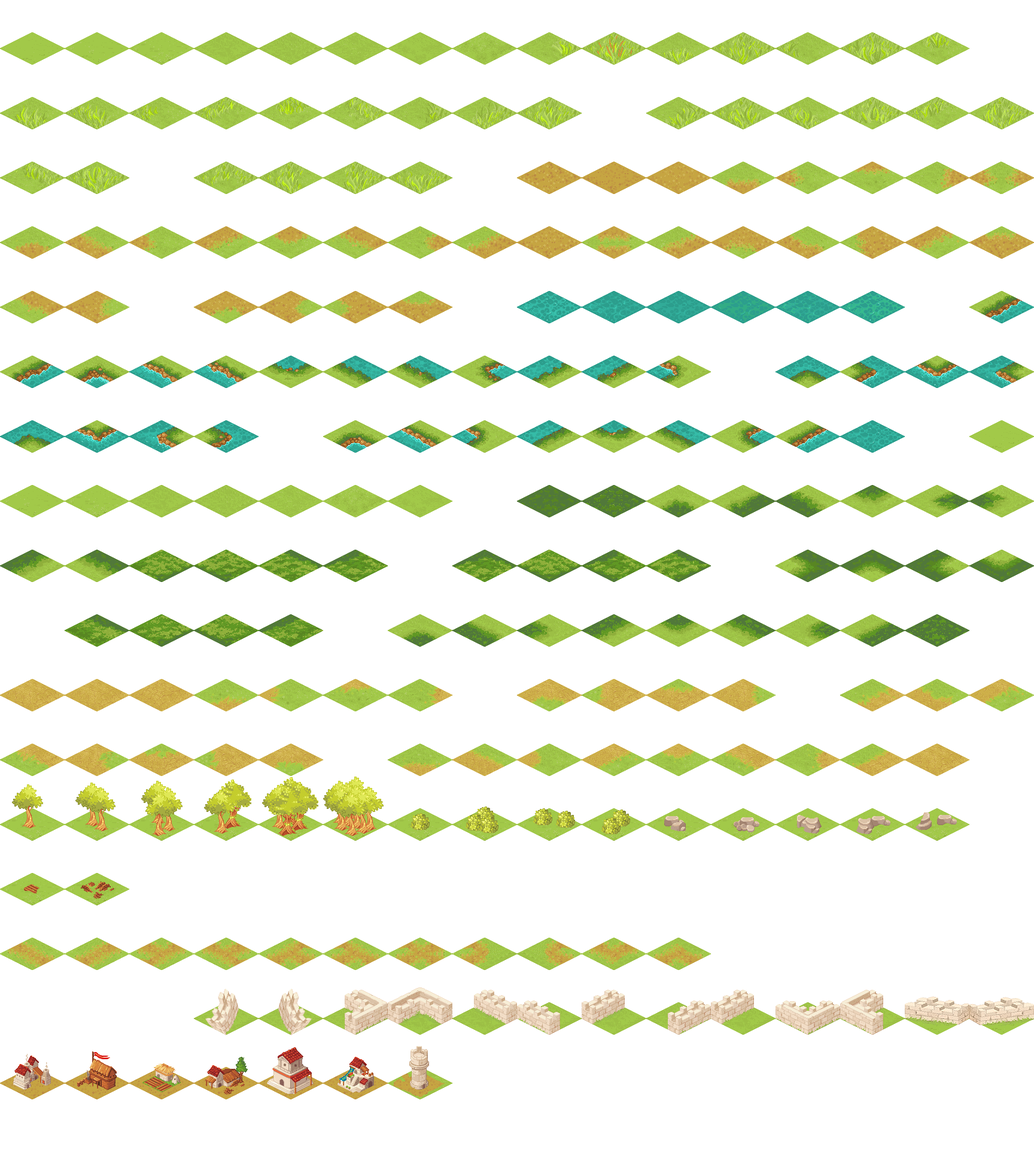
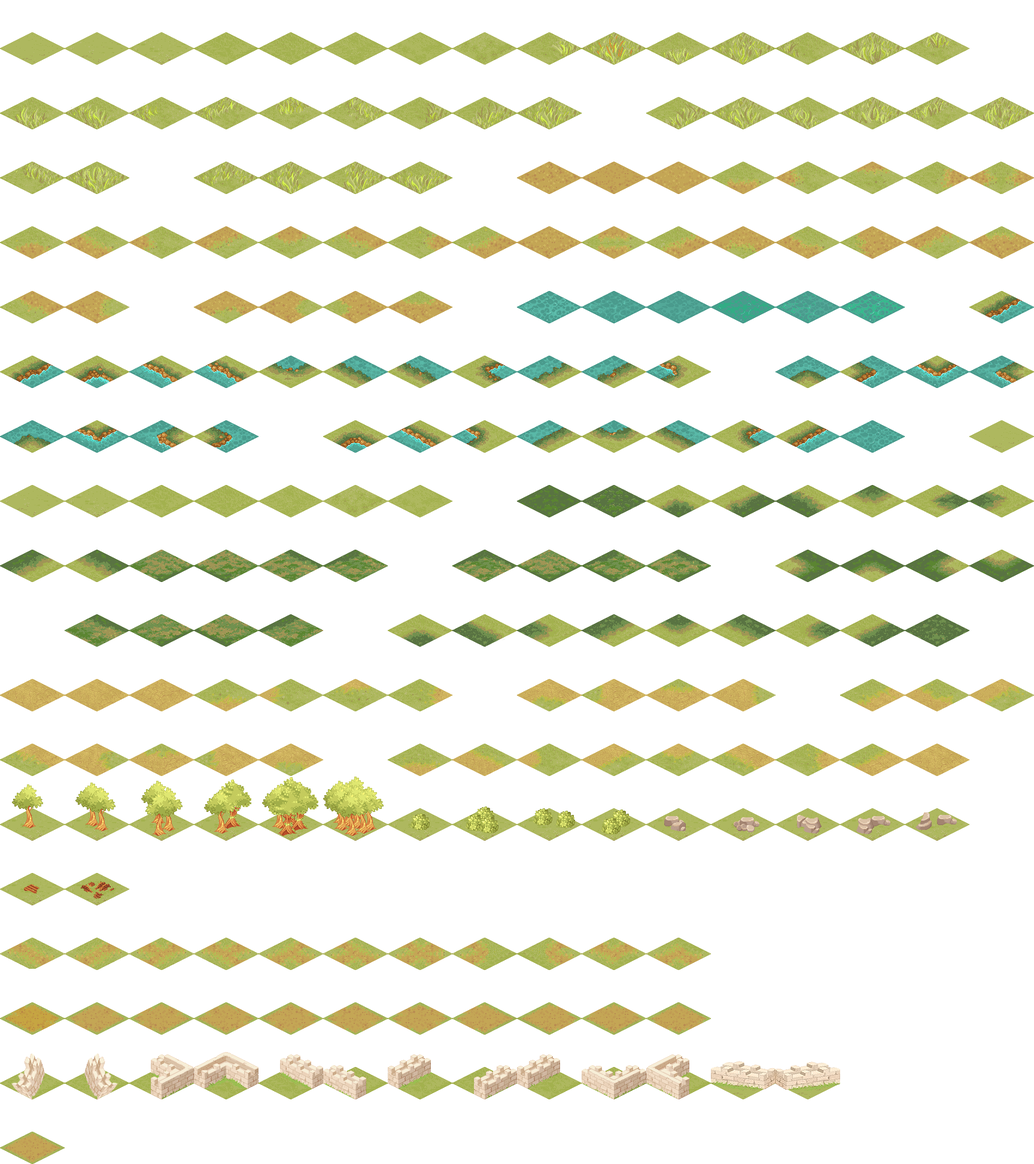
The second 1034px x 1164px image is a revision of the first. Changes to its layers:
renamed "Layer 102" to "Layer 3", moved it above "Layer 2", painted on it over left=0, top=32, right=1034, bottom=1035
renamed "Layer 104" to "Layer 2", painted on it over left=0, top=32, right=1034, bottom=1164
removed layer "Layer 111" over left=266, top=1046, right=314, bottom=1094
removed layer "Layer 110" over left=205, top=1056, right=248, bottom=1095
removed layer "Layer 109" over left=142, top=1062, right=181, bottom=1092
removed layer "Layer 108" over left=77, top=1051, right=117, bottom=1090
removed layer "Layer 113" over left=409, top=1045, right=430, bottom=1090
removed layer "Layer 112" over left=337, top=1056, right=375, bottom=1093
removed layer "Layer 107 copy 2" over left=387, top=1066, right=453, bottom=1099
removed layer "Layer 107 copy" over left=323, top=1066, right=388, bottom=1099
removed layer "Layer 107" over left=258, top=1066, right=324, bottom=1099
removed layer "Layer 106" over left=193, top=1066, right=259, bottom=1099
removed layer "Layer 105" over left=129, top=1066, right=194, bottom=1099
removed layer "Layer 103 copy" over left=64, top=1066, right=130, bottom=1099
removed layer "Layer 103" over left=0, top=1066, right=65, bottom=1099
removed layer "Layer 115 copy" over left=969, top=996, right=1034, bottom=1027
removed layer "Layer 115" over left=904, top=995, right=970, bottom=1026
removed layer "Layer 114 copy" over left=969, top=1001, right=1034, bottom=1035
removed layer "Layer 114" over left=904, top=1001, right=970, bottom=1035
removed layer "Layer 117 copy" over left=277, top=988, right=312, bottom=1035
removed layer "Layer 117" over left=205, top=988, right=240, bottom=1035
removed layer "Layer 116 copy" over left=258, top=1001, right=324, bottom=1035
removed layer "Layer 116" over left=193, top=1001, right=259, bottom=1035
